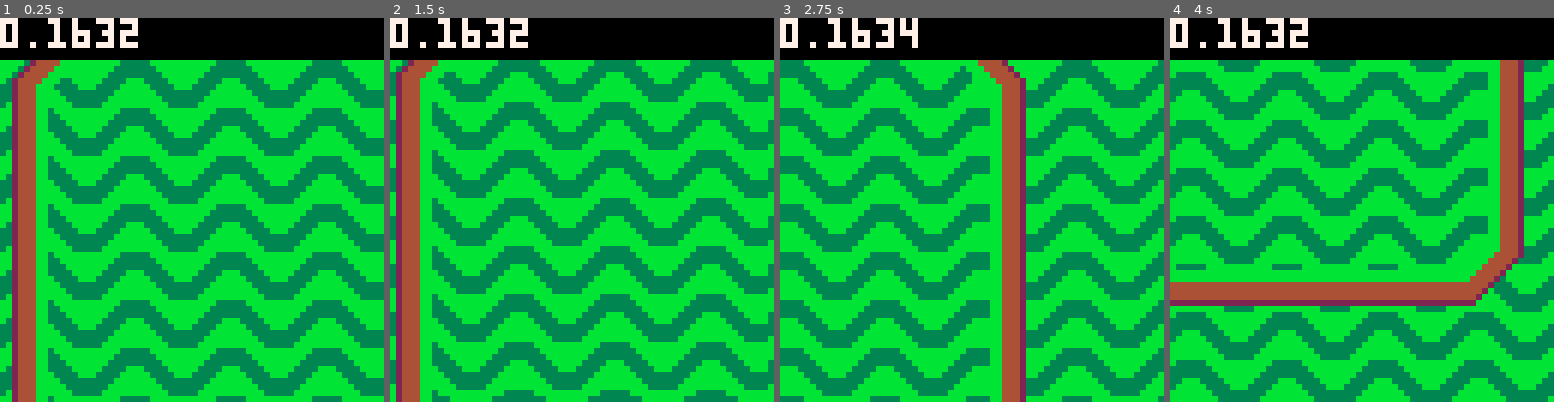
Above: before the commit, frames 1-4 (left to right).
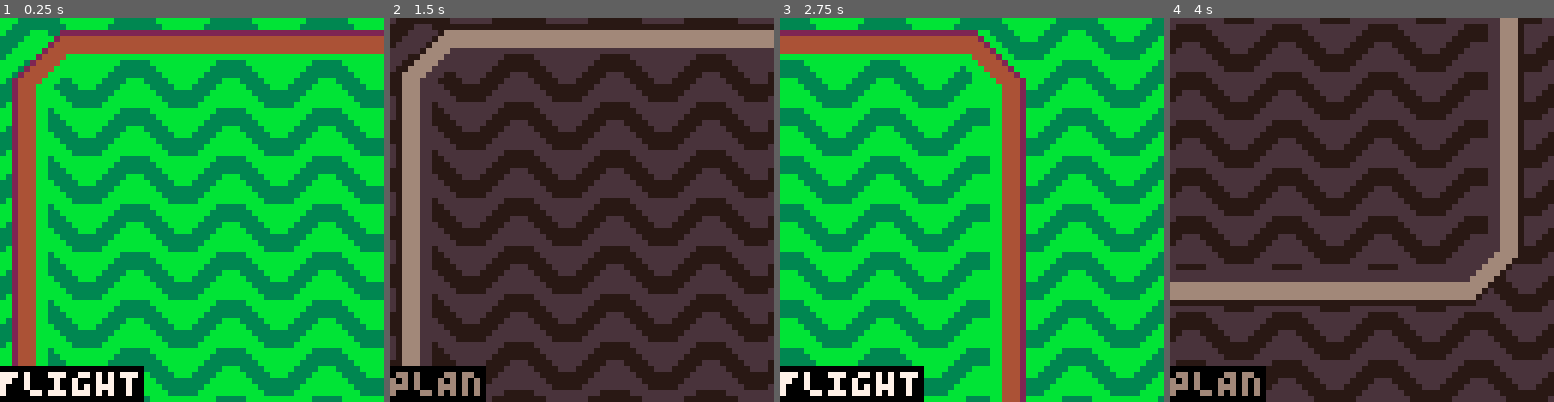
Above: after the commit, the same moments.

Repository: fletchmakes/oops-airlines
Game: PICO-8 cartridge oops-airlines.p8
Two runs of this game, one before a commit and one after it. Both use one fixed random seed, a clock stepped at 60 frames per second and the inputs below.
Inputs:
- Up to frame 1 (0.25 s): no input
- Up to frame 2 (1.5 s): tap X (X key) at 0.33, 1.07 s; tap O (Z key) at 0.7 s
- Up to frame 3 (2.75 s): hold Right 1.6-2.1 s; tap O (Z key) at 1.7, 2.1, 2.5 s; tap X (X key) at 1.85 s; hold Up 2.15-2.42 s; hold Right from 2.47 s (still down)
- Up to frame 4 (4 s): tap O (Z key) at 2.9, 3.3, 3.7 s; tap X (X key) at 2.97 s; release Right at 3.03 s; hold Left 3.08-3.58 s; hold Down 3.63-3.97 s

The runs differ from the first frame. In frame 1, 14% of the frame differs, in the area x 0-100%, y 0-100%; in frame 2, 100%; in frame 3, 14%; in frame 4, 100%.

Commit message:
palette swapping

Diff:
--- a/oops-airlines.p8
+++ b/oops-airlines.p8
@@ -5,7 +5,7 @@
 -- by fletch
 -- made for lowrezjam 2024
 
-local debug = true
+local debug = false
 
 -- camera
 local zoom = 1
@@ -61,6 +61,10 @@
         zoom_target = 1
     end
 
+	if btnp(4) then
+		mode = mode == "FLIGHT" and "PLAN" or "FLIGHT"
+	end
+
     zoom = lerp(zoom, zoom_target, 0.2)
 end
 
@@ -77,13 +81,18 @@
 	camera(cam.x, cam.y)
 
 	-- draw the background
-	-- TODO: when in planning mode, draw map in greyscale (palette swap)
+	if mode == "PLAN" then
+		-- set ground to grayscale
+		pal({[0]=0,129,128,128,134,133,134,134,136,9,10,133,12,141,14,15},1)
+	else
+		-- reset to default
+		pal()
+	end
 	map(0, 0, 0, 0, 32, 32)
 
 	-- animate our flag
 	spr(flag_num, 194, 116)
 	spr(flag_num, 194, 140)
-	-- end greyscale
 
     -- end game draw operations
 
@@ -111,8 +120,12 @@
     -- video remap back to defaults (screen is the screen, spritesheet is the spritesheet)
     poke(0x5f54, 0x00)
 
+	-- mode
+	rectfill(0, 58, #mode*4-1, 63, 0)
+	print(mode, 0, 58, 7)
+
 	if debug then
-		rectfill(0, 0, 64, 6, 0)
+		rectfill(0, 0, 63, 6, 0)
 		print(stat(1), 0, 0, 7)
 	end
 end
Not shown, added: assets/flag.aseprite
Not shown, added: assets/grassy-tile-texture.aseprite
Not shown, added: assets/spritesheet.aseprite
